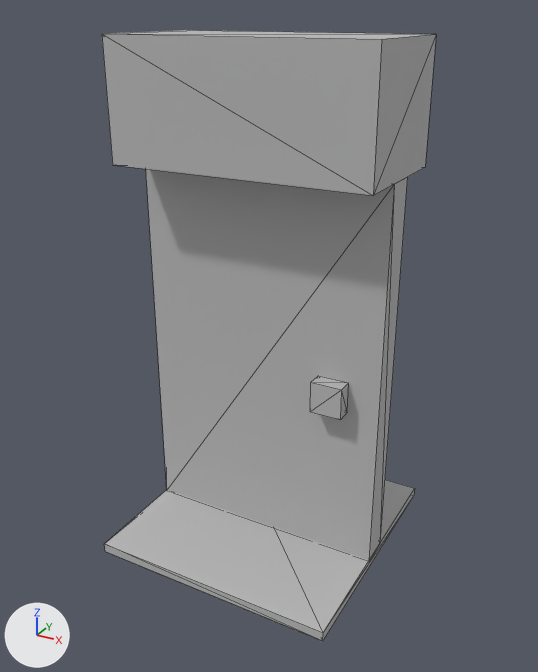
Renders of the Blender file meshes/door_openAnim.blend from each side of a commit.
Camera for both pictures: a 50 mm lens placed at (1.3, -2.36, 2.08), pointed at (0.02, -0.03, 0.91). The lights are fixed; the arrows at lower left show +X, +Y and +Z. Mesh edges are drawn as thin lines.

Objects in the first picture: 'door_MSH', 'frame_MSH'.
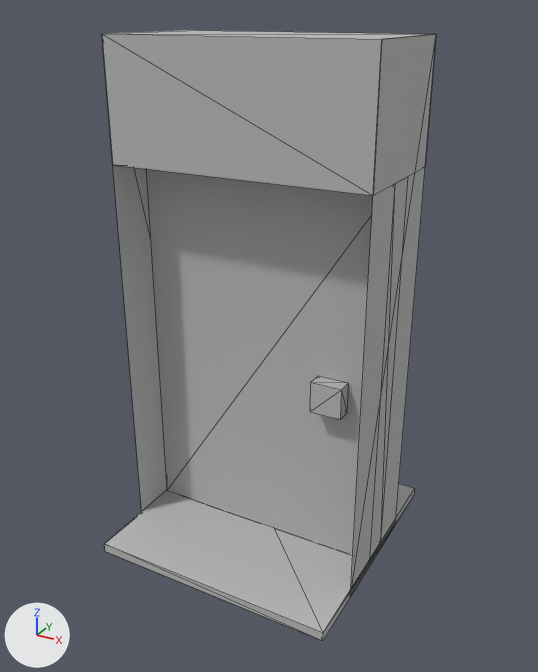
What differs and where, as boxes [x1, y1, x2, y2] in the pictures (538 x 672 px; the box of a moved part takes in the faces that stretch with it):
part 1 of me_frame_mshmesh, moved or reshaped
    before: [373, 34, 436, 195]
    after: [113, 34, 436, 597]

What the commit changed:
me_frame_mshmesh has 20 vertices, 24 faces and spans x -0.5..0.5, y 0.0..2.0, z -0.5..0.5.
me_frame_mshmesh is used by ob_frame_msh; parent ob_dooropen_grp; location (0.0, 0.0, 0.0).
Verts and faces of me_frame_mshmesh; kept vertices keep their numbers, new ones are numbered from 20.
Before the commit, vertices of me_frame_mshmesh: 8 (-0.5, 2.0, 0.25) at pixel (101, 33), 9 (0.5, 2.0, 0.25) at pixel (381, 39), 10 (0.5, 2.0, -0.25) at pixel (436, 34), 11 (-0.5, 2.0, -0.25) at pixel (186, 30), 12 (-0.5, 1.56, 0.25) at pixel (112, 165).
Before the commit, vertices of me_frame_mshmesh: 13 (-0.5, 1.56, -0.25), 14 (0.5, 1.56, -0.25) at pixel (425, 167), 15 (0.5, 1.56, 0.25) at pixel (373, 195).
Part 1, on me_frame_mshmesh:
Faces deleted: (8, 13, 12), (8, 11, 13), (9, 15, 10), (10, 15, 14).
New vertex 20 is at (0.5, 0.0, 0.25), pixel (350, 597).
New vertex 21 is at (0.5, 0.0, -0.25), pixel (395, 525).
New vertex 22 is at (-0.5, 0.0, -0.25).
New vertex 23 is at (-0.5, 0.0, 0.25).
New vertices 24 to 27 stand at vertices 20 to 23, in that order, plus (0.0, 2.0, 0.0).
New faces: (20, 24, 25), (20, 25, 21), (22, 27, 23), (22, 26, 27).
